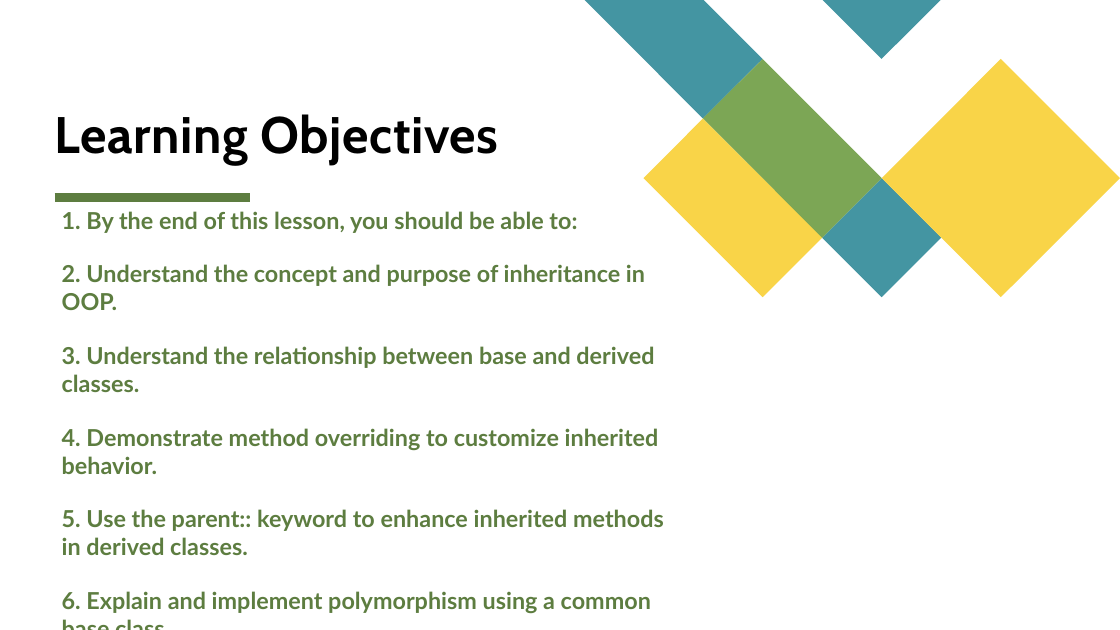
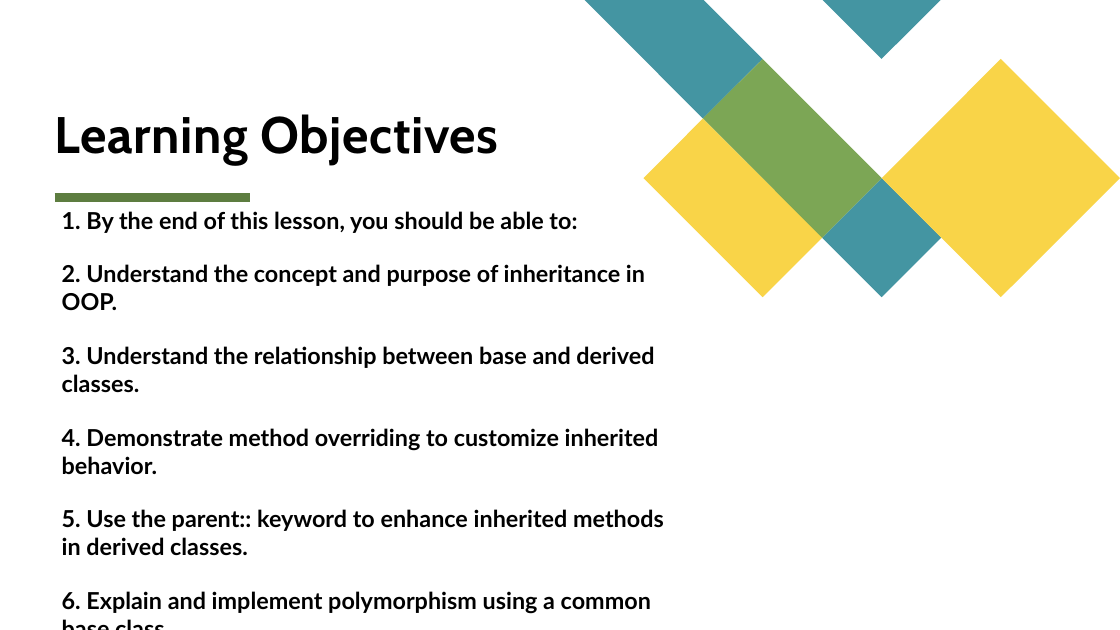
Before and after one commit to psuuc-jbgarcia/Object-Oriented-Programming-Lesson, a slide deck: slide 2 of OOP/Midterm/Week 4/Lecture/Inheritance and Polymorphism in PHP (OOP).pptx. Drawn at 1120x630 pixels with LibreOffice and Linux fonts; fonts in the diff are those of the drawing. Boxes give left, top, right and bottom in pixels: in the first picture for what was removed or moved away, otherwise in the second. Text is boxed around its words. In the diff, an @@ line names an element or a change of style, - is before the commit and + after.

Commit message:
updating ppt

```diff
--- a/OOP/Midterm/Week 4/Lecture/Inheritance and Polymorphism in PHP (OOP).pptx
+++ b/OOP/Midterm/Week 4/Lecture/Inheritance and Polymorphism in PHP (OOP).pptx
@@ text "1. By the end of ..." at box(62, 211, 664, 614): text colour #5D7D40 to #000000 @@
```
Also in this commit, not shown: 1 other slide changed, 6 slides added, 8 other files.
